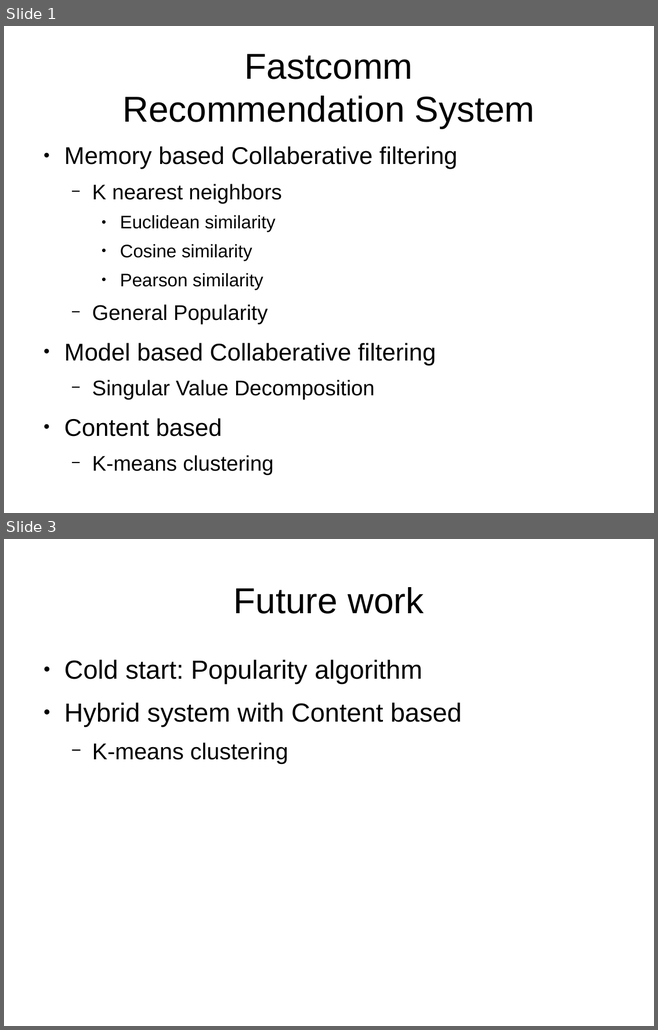
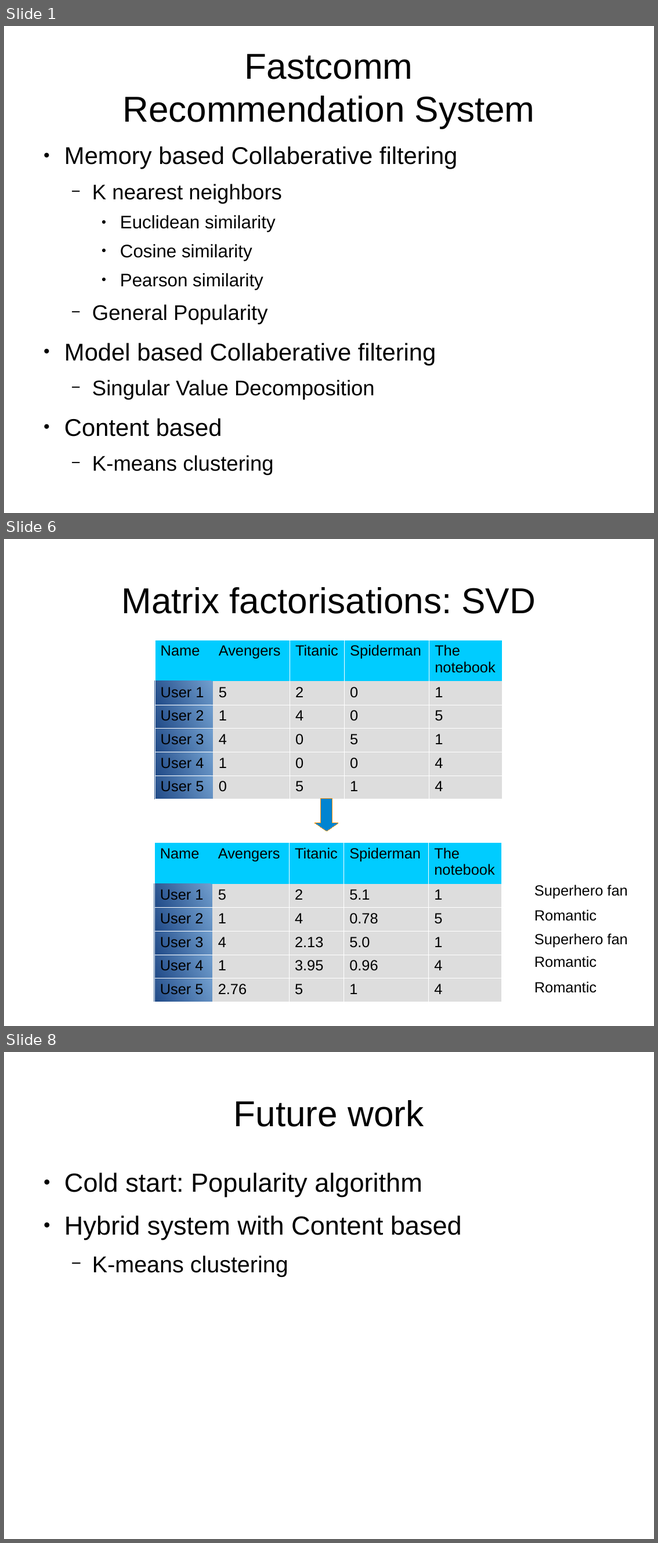
Before and after one commit to DriesSmit/Recommendation-System, a slide deck: Presentation.odp. Shown one above the other, each under a label of ours: slides 1 and 3 before the commit, slides 1, 6 and 8 after it; the slides between them are not shown. The pictures are 658x1030 and 658x1543 pixels, drawn with LibreOffice and Linux fonts; fonts in the diff are those of the drawing. Boxes give left, top, right and bottom in pixels: in the first picture for what was removed or moved away, otherwise in the second. Text is boxed around its words. In the diff, an @@ line names an element or a change of style, - is before the commit and + after.

```diff
--- a/Presentation.odp
+++ b/Presentation.odp
@@ slide 6 added at (4, 539, 654, 1026), background #FFFFFF @@
@@ title added at (122, 587, 536, 614), 44 pt, text #000000 @@
+Matrix factorisations: SVD
@@ table added at (155, 640, 502, 794), 6 rows, 5 columns @@
+Name | Avengers | Titanic | Spiderman | The notebook
+User 1 | 5 | 2 | 0 | 1
+User 2 | 1 | 4 | 0 | 5
+User 3 | 4 | 0 | 5 | 1
+User 4 | 1 | 0 | 0 | 4
+User 5 | 0 | 5 | 1 | 4
@@ down arrow added at (315, 799, 338, 831), fill #0084D1, outline #FF950E 0 pt @@
@@ table added at (154, 842, 502, 997), 6 rows, 5 columns @@
+Name | Avengers | Titanic | Spiderman | The notebook
+User 1 | 5 | 2 | 5.1 | 1
+User 2 | 1 | 4 | 0.78 | 5
+User 3 | 4 | 2.13 | 5.0 | 1
+User 4 | 1 | 3.95 | 0.96 | 4
+User 5 | 2.76 | 5 | 1 | 4
@@ text added at (534, 885, 627, 899), 18 pt, text #000000 @@
+Superhero fan
@@ text added at (534, 910, 596, 921), 18 pt, text #000000 @@
+Romantic
@@ text added at (534, 933, 627, 948), 18 pt, text #000000 @@
+Superhero fan
@@ text added at (534, 956, 596, 968), 18 pt, text #000000 @@
+Romantic
@@ text added at (534, 982, 596, 993), 18 pt, text #000000 @@
+Romantic
@@ what was slide 3 is now slide 8 @@
```
Also in this commit, not shown: 1 slide changed, 4 other slides added, 6 other files.
